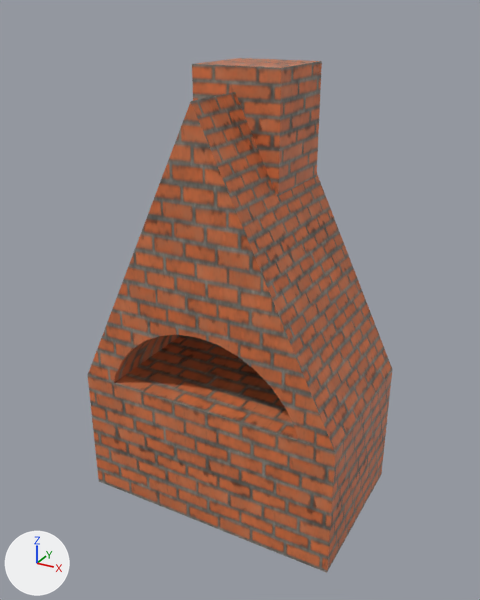
The Blender file models/crafting_stations/baking_oven/baking_oven.blend, before and after one commit.
Both versions are drawn from a camera (50 mm lens) standing at (1.067, -1.75, 1.775) and looking at (0.001, 0.188, 0.805). Lighting does not change. The marker at lower left points along +X, +Y and +Z. The older version comes first.

The older version as bpy lines, for what is in view:
```python
me_cube = bpy.data.meshes.new('Cube')
me_cube.from_pydata(...)  # a box spanning x -1.0..1.0, y -0.33..1.67, z 0.0..2.0
me_cube.materials.append(mat_bricks)  # picture img_diffuse_jpg
me_cube_001 = bpy.data.meshes.new('Cube.001')
me_cube_001.from_pydata(...)  # 6 vertices, 5 faces; spans x -1.0..1.0, y -0.33..1.67, z 2.0..6.13
me_cube_001.materials.append(mat_bricks)  # picture img_diffuse_jpg
# before: 0 (-1.0, -0.33, 2.0), 1 (0.0, -0.33, 6.13), 2 (-1.0, 1.67, 2.0), 3 (0.0, 1.67, 6.13), 4 (1.0, -0.33, 2.0)
# before: 5 (1.0, 1.67, 2.0)
me_cube_002 = bpy.data.meshes.new('Cube.002')
me_cube_002.from_pydata(...)  # a box spanning x -1.0..1.0, y 1.0..3.0, z 6.19..8.19
me_cube_002.materials.append(mat_bricks)  # picture img_diffuse_jpg
me_cylinder = bpy.data.meshes.new('Cylinder')
me_cylinder.from_pydata(...)  # a 32-sided cylinder along z spanning x -1.0..1.0, y -1.0..1.0, z -1.0..1.0
ob_cube = bpy.data.objects.new('Cube', me_cube)
ob_cube.location = (0.0, 0.0, 0.0)
ob_cube.scale = (0.5, 0.3, 0.25)
ob_cube_001 = bpy.data.objects.new('Cube.001', me_cube_001)
ob_cube_001.location = (0.0, 0.0, 0.0)
ob_cube_001.scale = (0.5, 0.3, 0.25)
_m = ob_cube_001.modifiers.new('Boolean', 'BOOLEAN')
_m.object = ob_mask
ob_cube_002 = bpy.data.objects.new('Cube.002', me_cube_002)
ob_cube_002.location = (0.0, 0.0, 0.0)
ob_cube_002.scale = (0.159, 0.159, 0.197)
ob_mask = bpy.data.objects.new('Mask', me_cylinder)
ob_mask.location = (0.0, 0.0, 0.388)
ob_mask.rotation_euler = (1.571, 0.0, 0.0)  # degrees (90, 0, 0)
ob_mask.scale = (0.393, 0.393, 0.393)
ob_mask.hide_render = True
```
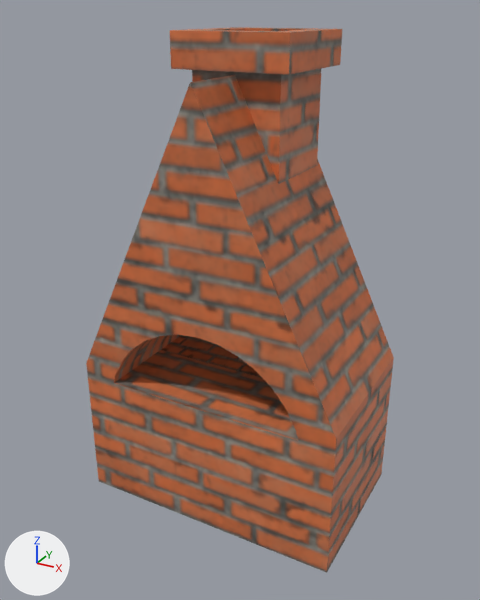
ob_mask is not drawn itself; it is used by a modifier of ob_cube_001.

Diff of the bpy script that builds the scene:
```diff
--- a/models/crafting_stations/baking_oven/baking_oven.blend.py
+++ b/models/crafting_stations/baking_oven/baking_oven.blend.py
@@ img_diffuse_png @@
+img_diffuse_png = load_image('diffuse.png', '_unpacked/diffuse.png', 256, 256, 'sRGB')
@@ img_roughness_png @@
+img_roughness_png = load_image('roughness.png', '_unpacked/roughness.png', 256, 256, 'Non-Color')
@@ img_normal_png @@
+img_normal_png = load_image('normal.png', '_unpacked/normal.png', 256, 256, 'Non-Color')
@@ mat_bricks_002 @@
+mat_bricks_002 = bpy.data.materials.new('Bricks.002')
+# uses the picture img_diffuse_png
+# uses the picture img_normal_png
+# uses the picture img_roughness_png
@@ mat_chimneyinside @@
+mat_chimneyinside = principled_material('ChimneyInside')
+mat_chimneyinside.base_color = (0.0, 0.0, 0.0)  # black #000000
@@ me_cube @@
 # used by ob_cube; location = (0.0, 0.0, 0.0); scale = (0.5, 0.3, 0.25)
-me_cube.from_pydata(...)  # 8 vertices, 6 faces; spans x -1.0..1.0, y -0.33..1.67, z 0.0..2.0
+me_cube.from_pydata(...)  # 12 vertices, 10 faces; spans x -1.0..1.0, y -0.33..1.67, z 0.0..2.0
+# me_cube part 1
+# 4 faces are deleted
+# 4 vertices are added at (-1.0, 0.67, 0.0), (-1.0, 0.67, 2.0), (1.0, 0.67, 0.0), (1.0, 0.67, 2.0)
+# 8 new faces join them
+# me_cube part 2: 2 faces spanning x -1.0..1.0, y -0.33..1.67, z 0.0..2.0 switch from mat_bricks (picture img_diffuse_jpg) to mat_bricks_002
@@ me_cube_001 @@
 # used by ob_cube_001; location = (0.0, 0.0, 0.0); scale = (0.5, 0.3, 0.25)
 # verts and faces of me_cube_001; kept vertices keep their numbers, new ones are numbered from 6
-me_cube_001.from_pydata(...)  # 6 vertices, 5 faces; spans x -1.0..1.0, y -0.33..1.67, z 2.0..6.13
+me_cube_001.from_pydata(...)  # 6 vertices, 3 faces; spans x -1.0..1.0, y -0.33..1.67, z 2.0..6.13
+# me_cube_001 part 3
+delete_faces([(0, 1, 3, 2), (1, 4, 5, 3)])
+# me_cube_001 part 4: 3 kept faces spanning x -1.0..1.0, y -0.33..1.67, z 2.0..6.13 get new texture (UV) coordinates
+# me_cube_001 part 5: 3 faces spanning x -1.0..1.0, y -0.33..1.67, z 2.0..6.13 switch from mat_bricks (picture img_diffuse_jpg) to mat_bricks_002
@@ me_cube_004 @@
+me_cube_004.from_pydata(...)  # 12 vertices, 10 faces; spans x -1.0..1.0, y -0.33..1.67, z 2.0..6.33
+me_cube_004.materials.append(mat_bricks_002)
@@ me_cube_002_1 @@
+me_cube_002_1.from_pydata(...)  # 24 vertices, 20 faces; spans x -1.31..1.31, y 0.7..3.31, z 6.19..8.7
+# faces by material slot: [19, 1]
+me_cube_002_1.materials.append(mat_bricks_002)
+me_cube_002_1.materials.append(mat_chimneyinside)  # black #000000
@@ ob_mask @@
 ob_mask = bpy.data.objects.new('Mask', me_cylinder)
-ob_mask.location = (0.0, 0.0, 0.388)
+ob_mask.parent = ob_cube_001
+ob_mask.location = (0.0, 0.0, 1.553)
 ob_mask.rotation_euler = (1.571, 0.0, 0.0)  # degrees (90, 0, 0)
-ob_mask.scale = (0.393, 0.393, 0.393)
+ob_mask.scale = (0.785, 1.57, 1.31)
 ob_mask.hide_render = True
@@ ob_cube_002 @@
-ob_cube_002 = bpy.data.objects.new('Cube.002', me_cube_002)
-ob_cube_002.location = (0.0, 0.0, 0.0)
-ob_cube_002.scale = (0.159, 0.159, 0.197)
@@ ob_roof @@
+ob_roof = bpy.data.objects.new('Roof', me_cube_004)
+ob_roof.location = (0.0, 0.0, 0.0)
+ob_roof.scale = (0.5, 0.3, 0.25)
+_m = ob_roof.modifiers.new('Boolean', 'BOOLEAN')
+_m.object = ob_mask
@@ ob_chimneytop @@
+ob_chimneytop = bpy.data.objects.new('ChimneyTop', me_cube_002_1)
+ob_chimneytop.location = (0.0, 0.0, 0.0)
+ob_chimneytop.scale = (0.159, 0.159, 0.197)
```

Pixel boxes [x1, y1, x2, y2] of what changed, in the pictures (480 x 600 px):
'Roof', added (brown): after [86, 75, 394, 452]
'ChimneyTop', added (brown): after [170, 27, 342, 184]
'Cube.002', deleted (brown): before [192, 58, 322, 196]
part 1 of me_cube, reshaped: [115, 335, 392, 572] in both
part 2 of me_cube, recoloured: [88, 375, 335, 573] in both
part 3 of me_cube_001, deleted (brown): before [191, 92, 392, 452]
part 4 of me_cube_001, surface changed: [88, 102, 335, 452] in both
part 5 of me_cube_001, recoloured: [88, 102, 335, 452] in both
